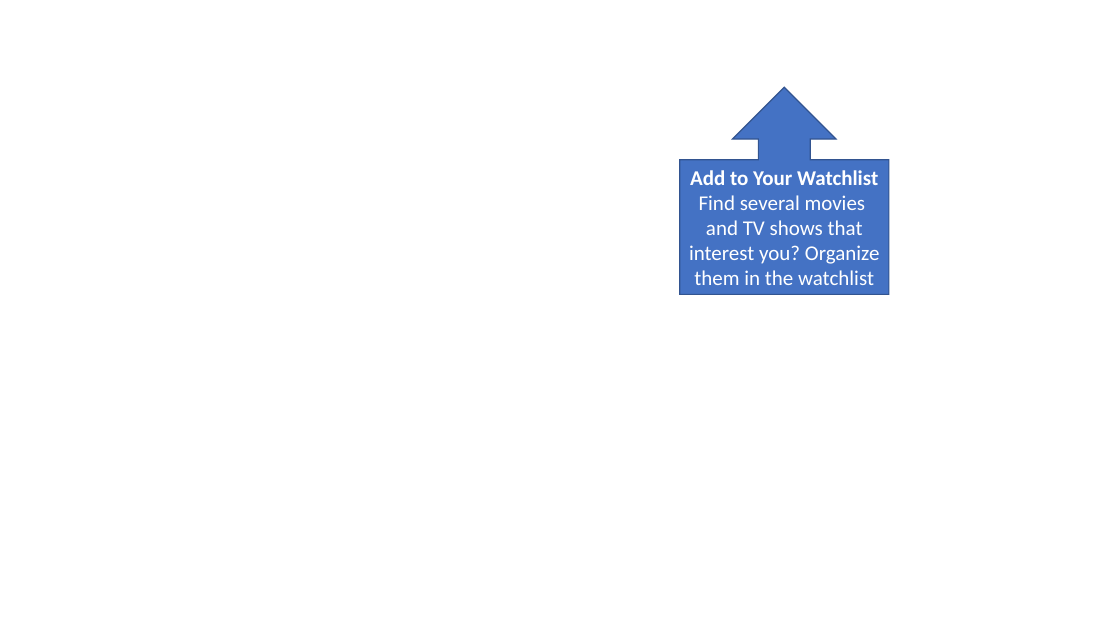
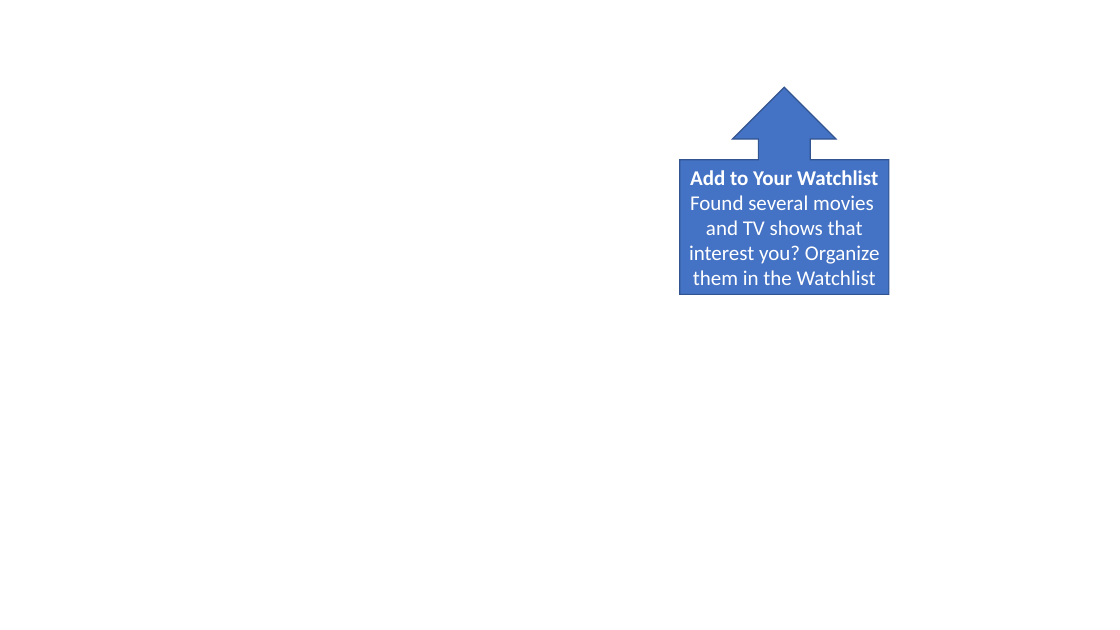
Before and after one commit to ZoeLawson/mcc_tools_tech, a slide deck: slide 5 of Week04-Tours/Homework/Week 4 Homework-IMDb Tour-Julio Madrid.pptx. Drawn at 1120x630 pixels with LibreOffice and Linux fonts; fonts in the diff are those of the drawing; background and template pictures are left out. Boxes give left, top, right and bottom in pixels: in the first picture for what was removed or moved away, otherwise in the second. Text is boxed around its words. In the diff, an @@ line names an element or a change of style, - is before the commit and + after.

```diff
--- a/Week04-Tours/Homework/Week 4 Homework-IMDb Tour-Julio Madrid.pptx
+++ b/Week04-Tours/Homework/Week 4 Homework-IMDb Tour-Julio Madrid.pptx
@@ text in up arrow callout at <box>689,195,880,285</box>: text changed @@
-Find several movies and TV shows that interest you? Organize them in the watchlist
+Found several movies and TV shows that interest you? Organize them in the Watchlist
```
Also in this commit, not shown: 1 other slide changed, 14 other files.
